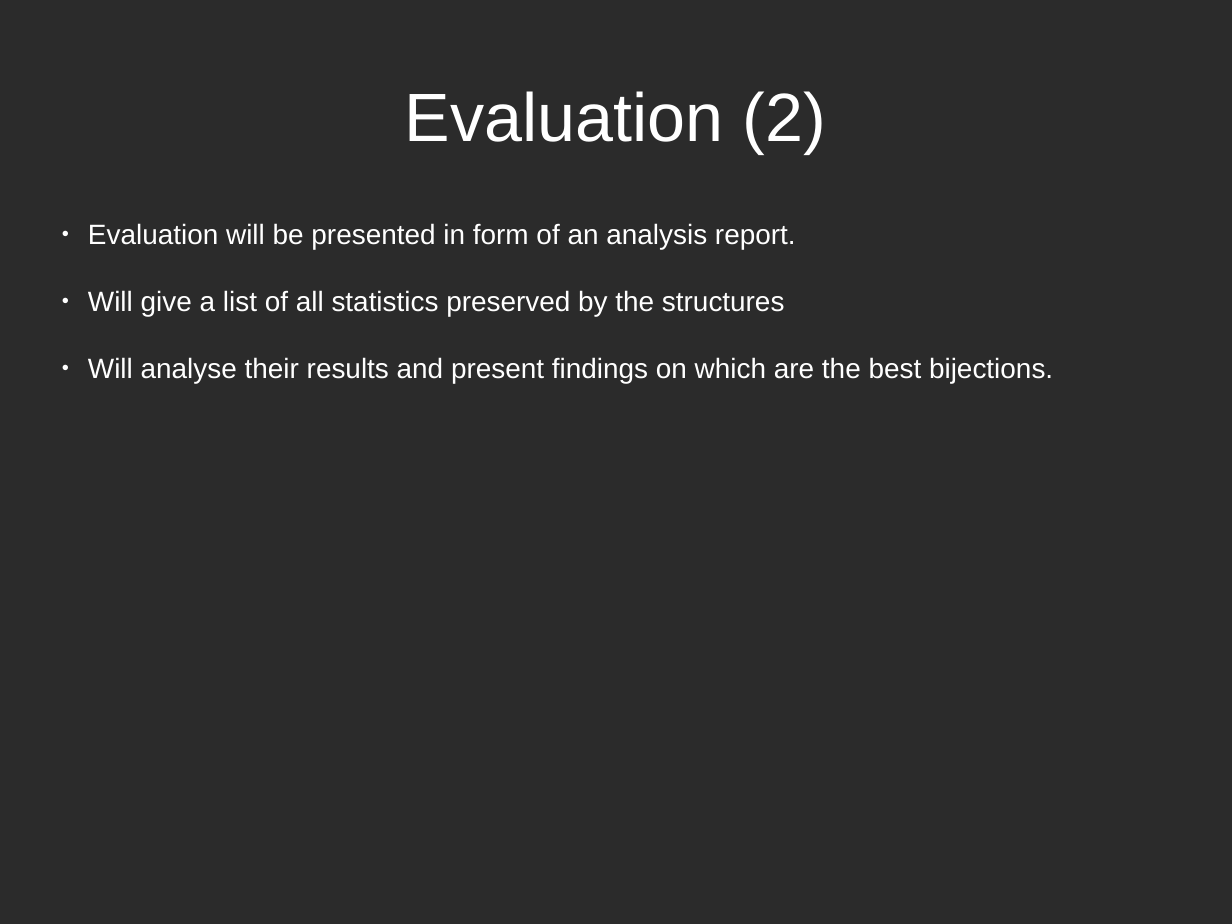
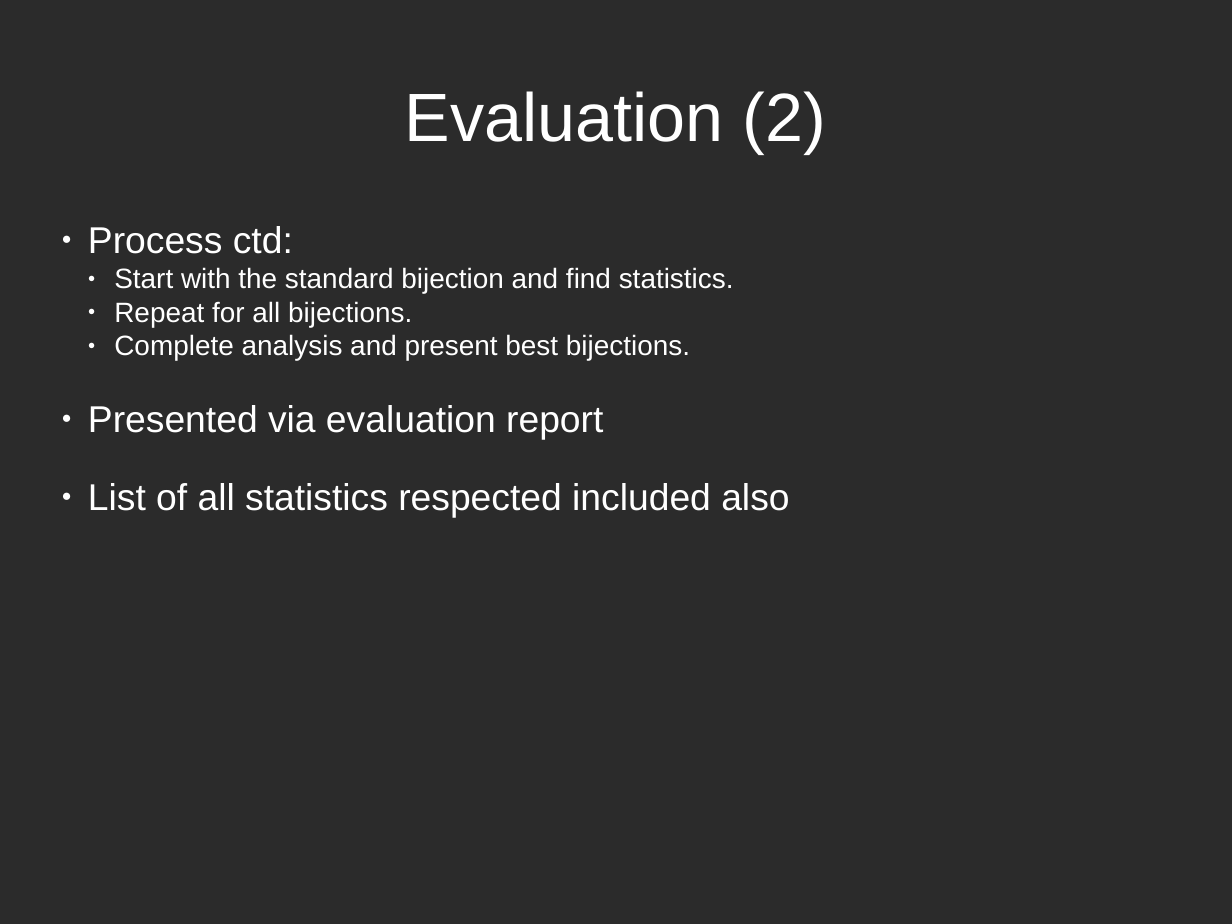
Before and after one commit to patons02/catalan-structures, a slide deck: slide 10 of posterPresentation/posterPresentation.odp (slide 9 before the commit). Drawn at 1232x924 pixels with LibreOffice and Linux fonts; fonts in the diff are those of the drawing; background and template pictures are left out; a plain dark background stands for a picture behind light text. Boxes give left, top, right and bottom in pixels: in the first picture for what was removed or moved away, otherwise in the second. Text is boxed around its words. In the diff, an @@ line names an element or a change of style, - is before the commit and + after.

```diff
--- a/posterPresentation/posterPresentation.odp
+++ b/posterPresentation/posterPresentation.odp
@@ text at [88,226,789,518]: text changed @@
-● Evaluation will be presented in form of an analysis report.
-● Will give a list of all statistics preserved by the structures
-● Will analyse their results and present findings on which are the best bijections.
+● Process ctd:
+  ● Start with the standard bijection and find statistics.
+  ● Repeat for all bijections.
+  ● Complete analysis and present best bijections.
+● Presented via evaluation report
+● List of all statistics respected included also
```
Also in this commit, not shown: 9 other slides changed, 1 slide added, 1 other file.
